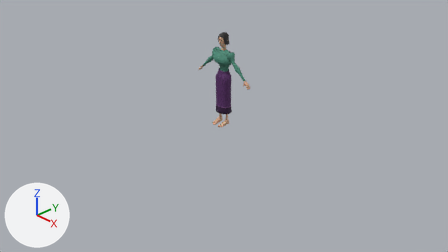
Renders of the Blender file assets/models/human_female/human_female_thin.blend from each side of a commit.
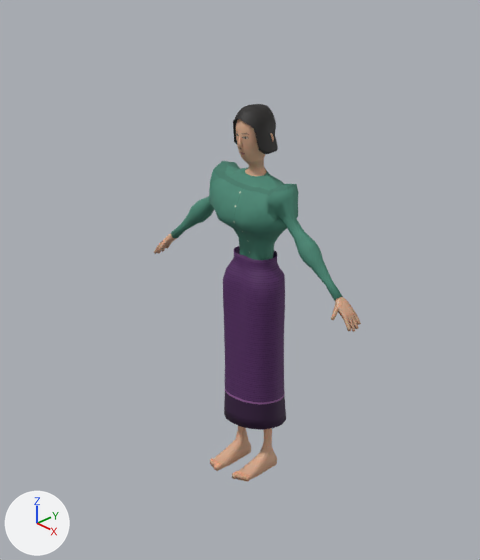
There are two pictures of each version: one from the file's camera 'Camera', one close up on the part from 36% to 63% of the width and 2% to 58% of the height. Every picture has the same lights, and +X, +Y and +Z are marked at lower left. The last two pictures show the newer version.

Before the edit, the objects in view are built like this:
```python
me_body = bpy.data.meshes.new('Body')
me_body.from_pydata(...)  # 1171 vertices, 1178 faces; spans x -0.63..0.63, y -0.19..0.09, z 0.0..1.68
me_body.polygons.foreach_set('use_smooth', [True] * 1178)
me_body.materials.append(mat_skin)
me_cloth_blouse_sin = bpy.data.meshes.new('Cloth_blouse_sin')
me_cloth_blouse_sin.from_pydata(...)  # 420 vertices, 396 faces; spans x -0.537..0.537, y -0.142..0.099, z 0.876..1.403
me_cloth_blouse_sin.polygons.foreach_set('use_smooth', [True] * 396)
me_cloth_blouse_sin.materials.append(mat_cloth_female_blouse_sin)
me_cloth_blouse_sin_sin = bpy.data.meshes.new('Cloth_blouse_sin_sin')
me_cloth_blouse_sin_sin.from_pydata(...)  # 1640 vertices, 1600 faces; spans x -0.157..0.157, y -0.12..0.139, z 0.233..1.024
me_cloth_blouse_sin_sin.polygons.foreach_set('use_smooth', [True] * 1600)
me_cloth_blouse_sin_sin.materials.append(mat_cloth_sin_purple)
me_hair_bob = bpy.data.meshes.new('Hair_bob')
me_hair_bob.from_pydata(...)  # 457 vertices, 456 faces; spans x -0.095..0.088, y -0.085..0.105, z 1.493..1.697
me_hair_bob.polygons.foreach_set('use_smooth', [True] * 456)
me_hair_bob.materials.append(mat_hairblack)  # black #242221
ob_body = bpy.data.objects.new('Body', me_body)
ob_body.location = (0.0, 0.0, 0.0)
ob_cloth_blouse_sin = bpy.data.objects.new('Cloth_blouse_sin', me_cloth_blouse_sin)
ob_cloth_blouse_sin.location = (0.0, 0.0, 0.0)
ob_cloth_blouse_sin_sin = bpy.data.objects.new('Cloth_blouse_sin_sin', me_cloth_blouse_sin_sin)
ob_cloth_blouse_sin_sin.location = (0.0, 0.0, 0.0)
ob_hair_bob = bpy.data.objects.new('Hair_bob', me_hair_bob)
ob_hair_bob.location = (0.0, 0.0, 0.0)
```
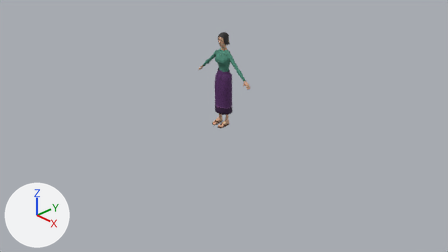
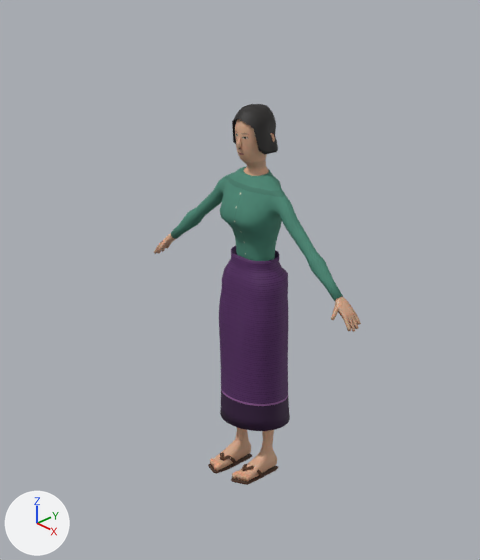
Pixel boxes [x1, y1, x2, y2] of what changed, in the close-ups (480 x 560 px; the box of a moved part takes in the faces that stretch with it):
'Cloth_blouse_sin_sin', reshaped (12% wider): before [223, 246, 286, 430]; after [219, 246, 290, 431]
'Cloth_blouse_sin', reshaped: before [171, 161, 343, 301]; after [171, 166, 343, 301]
'Cloth_blouse_sin_sandals', added (brown): after [208, 452, 278, 485]
part 1 of me_body, moved or reshaped: before [238, 139, 274, 442]; after [236, 139, 275, 443]
part 2 of me_cloth_blouse_sin, moved or reshaped: before [171, 161, 343, 300]; after [171, 166, 343, 300]

What changed in the scene script:
```text
Add img_sandal_brown_color_png:
    img_sandal_brown_color_png = load_image('sandal_brown_Color.png', '../clothes_tex/sandal_brown_Color.png', 512, 512, 'sRGB')
Add img_sandal_brown_roughness_png:
    img_sandal_brown_roughness_png = load_image('sandal_brown_Roughness.png', '../clothes_tex/sandal_brown_Roughness.png', 512, 512, 'Non-Color')
Add img_sandal_brown_normal_png:
    img_sandal_brown_normal_png = load_image('sandal_brown_Normal.png', '../clothes_tex/sandal_brown_Normal.png', 512, 512, 'Non-Color')
Add mat_cloth_sandal_brown:
    mat_cloth_sandal_brown = bpy.data.materials.new('Cloth_sandal_brown')
    # uses the picture img_sandal_brown_color_png
    # uses the picture img_sandal_brown_normal_png
    # uses the picture img_sandal_brown_roughness_png
Change me_body:
    used by ob_body; location = (0.0, 0.0, 0.0)
    remove me_body.from_pydata(...)  # 1171 vertices, 1178 faces; spans x -0.63..0.63, y -0.19..0.09, z 0.0..1.68
    add me_body.from_pydata(...)  # 1171 vertices, 1178 faces; spans x -0.63..0.63, y -0.19..0.11, z 0.0..1.68
    me_body part 1: 342 of 1171 vertices moved; they spanned x -0.28..0.28, y -0.12..0.09, z 0.23..1.54 and now span x -0.28..0.28, y -0.13..0.11, z 0.23..1.54; mean shift (0.0, 0.0, 0.0); largest move (0.1, -0.04, 0.71) -> (0.11, -0.07, 0.71)
Change me_cloth_blouse_sin:
    used by ob_cloth_blouse_sin; location = (0.0, 0.0, 0.0)
    remove me_cloth_blouse_sin.from_pydata(...)  # 420 vertices, 396 faces; spans x -0.537..0.537, y -0.142..0.099, z 0.876..1.403
    add me_cloth_blouse_sin.from_pydata(...)  # 420 vertices, 396 faces; spans x -0.537..0.537, y -0.13..0.116, z 0.874..1.405
    me_cloth_blouse_sin part 2: 392 of 420 vertices moved; they spanned x -0.537..0.537, y -0.142..0.099, z 0.876..1.403 and now span x -0.537..0.537, y -0.13..0.116, z 0.874..1.405; mean shift (0.0, -0.001, -0.001); largest move (0.226, -0.011, 1.218) -> (0.153, -0.006, 1.228)
Change me_cloth_blouse_sin_sin:
    used by ob_cloth_blouse_sin_sin; location = (0.0, 0.0, 0.0)
    remove me_cloth_blouse_sin_sin.from_pydata(...)  # 1640 vertices, 1600 faces; spans x -0.157..0.157, y -0.12..0.139, z 0.233..1.024
    add me_cloth_blouse_sin_sin.from_pydata(...)  # 1640 vertices, 1600 faces; spans x -0.174..0.174, y -0.137..0.154, z 0.233..1.024
    me_cloth_blouse_sin_sin part 3: 1640 of 1640 vertices moved; they spanned x -0.157..0.157, y -0.12..0.139, z 0.233..1.024 and now span x -0.174..0.174, y -0.137..0.154, z 0.233..1.024; mean shift (0.0, -0.001, 0.0)
Add me_cloth_blouse_sin_sandals:
    me_cloth_blouse_sin_sandals.from_pydata(...)  # 140 vertices, 114 faces; spans x -0.136..0.13, y -0.192..0.05, z -0.009..0.054
    me_cloth_blouse_sin_sandals.polygons.foreach_set('use_smooth', [True] * 114)
    me_cloth_blouse_sin_sandals.materials.append(mat_cloth_sandal_brown)
Add ob_cloth_blouse_sin_sandals:
    ob_cloth_blouse_sin_sandals = bpy.data.objects.new('Cloth_blouse_sin_sandals', me_cloth_blouse_sin_sandals)
    ob_cloth_blouse_sin_sandals.location = (0.0, 0.0, 0.0)
```
